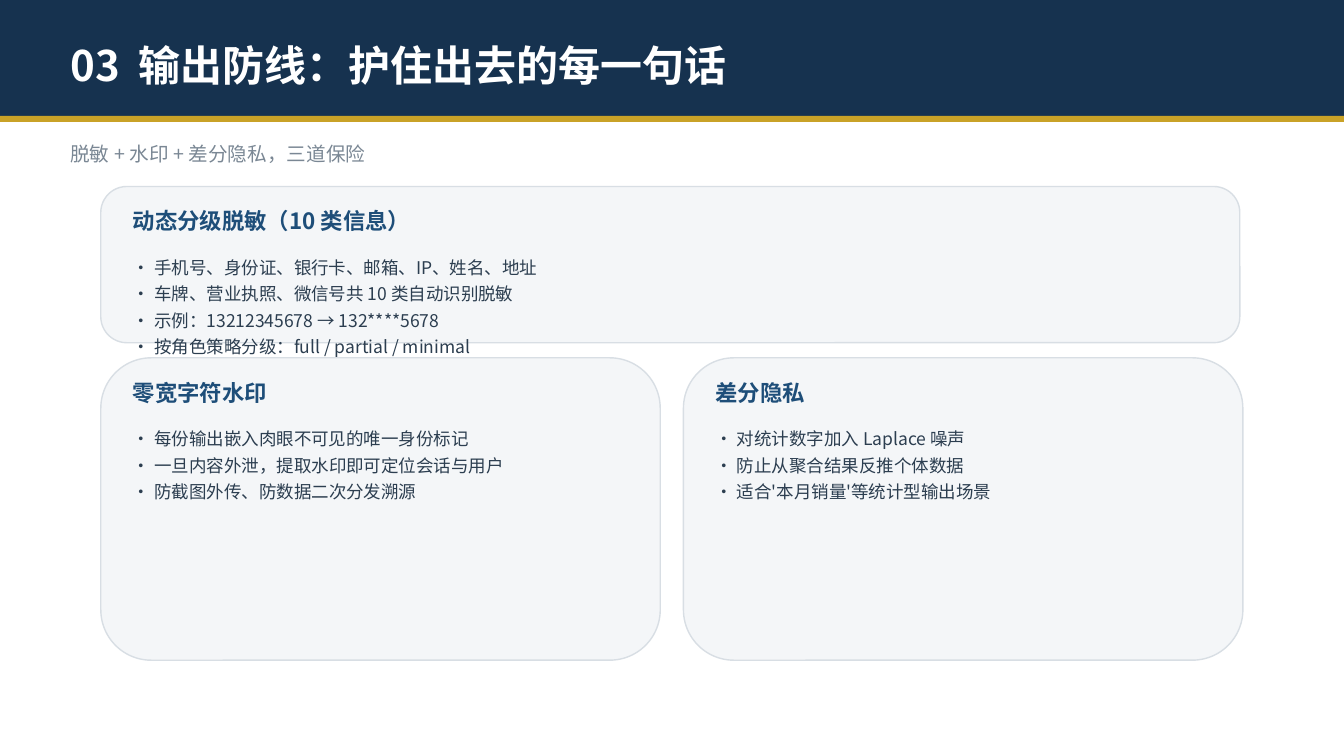
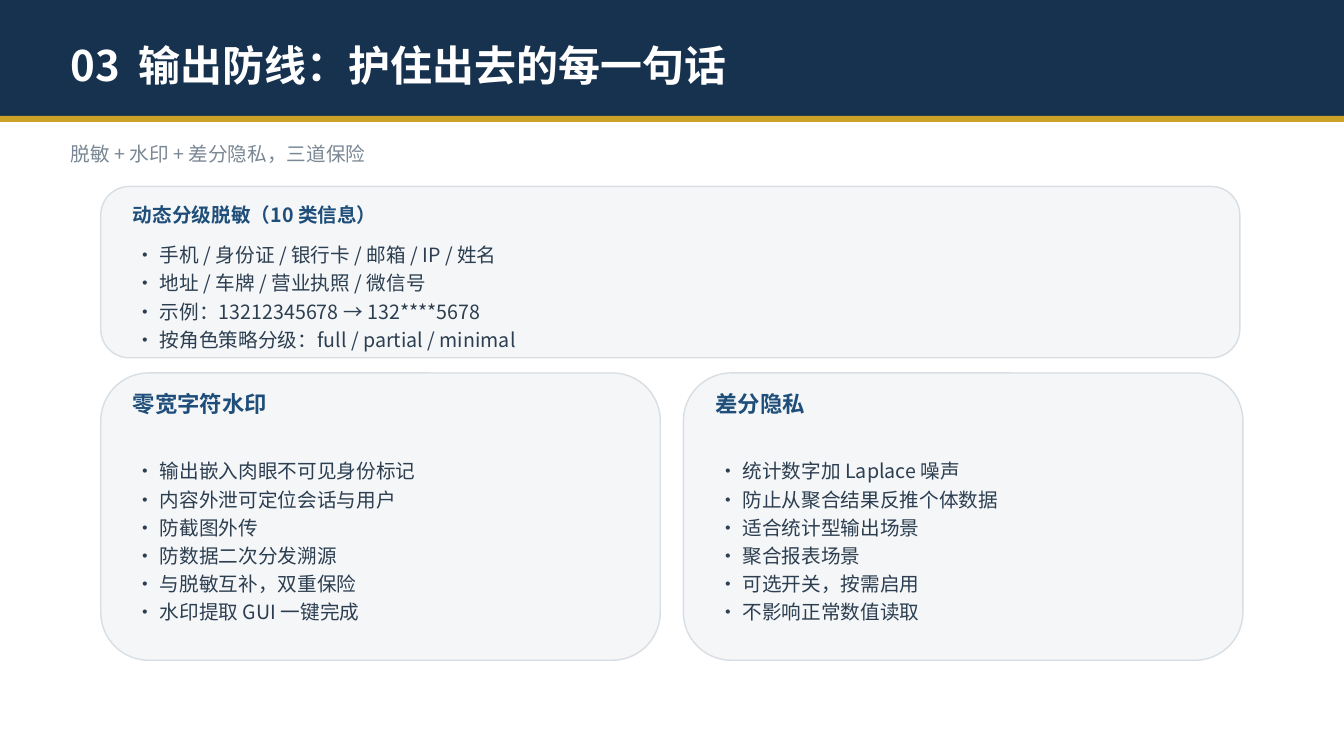
Before and after one commit to zhengyucheng-ktt/security-guard-agent, a slide deck: slide 8 of 安全交互守护智能体-演示.pptx. Drawn at 1344x756 pixels with LibreOffice and Linux fonts; fonts in the diff are those of the drawing. Boxes give left, top, right and bottom in pixels: in the first picture for what was removed or moved away, otherwise in the second. Text is boxed around its words. In the diff, an @@ line names an element or a change of style, - is before the commit and + after.

```diff
--- a/安全交互守护智能体-演示.pptx
+++ b/安全交互守护智能体-演示.pptx
@@ rounded rectangle: place and size @@
-rounded rectangle at [101,187,1240,343]
+rounded rectangle at [101,187,1240,358]
@@ text "动态分级脱敏（10 类信息）" at [133,205,376,224]: size 16 to 14 pt @@
@@ text "• 手机 / 身份证 / ...": place and size @@
-text "• 手机 / 身份证 / ..." at [154,259,537,357]
+text "• 手机 / 身份证 / ..." at [160,245,516,352]
@@ text at [160,245,496,292]: text changed; size 12.5 to 14 pt @@
-• 手机号、身份证、银行卡、邮箱、IP、姓名、地址
-• 车牌、营业执照、微信号共 10 类自动识别脱敏
+• 手机 / 身份证 / 银行卡 / 邮箱 / IP / 姓名
+• 地址 / 车牌 / 营业执照 / 微信号
@@ text at [160,302,516,352]: size 12.5 to 14 pt in "• 示例：13212345678 → 132****5678", "• 按角色策略分级：full / partial / minimal"; line spacing 1.25 to 1.2 @@
@@ rounded rectangle: place and size @@
-rounded rectangle at [101,358,660,660]
+rounded rectangle at [101,373,660,660]
@@ text "零宽字符水印": place and size @@
-text "零宽字符水印" at [133,382,267,403]
+text "零宽字符水印" at [133,393,267,414]
@@ rounded rectangle: place and size @@
-rounded rectangle at [684,358,1243,660]
+rounded rectangle at [684,373,1243,660]
@@ text "差分隐私": place and size @@
-text "差分隐私" at [716,382,805,403]
+text "差分隐私" at [716,393,805,414]
@@ vertical alignment top to middle in 3 elements at [160,245,516,352], [160,461,415,621], [743,461,998,621] @@
@@ text at [160,461,415,621]: text changed; size 12.5 to 14 pt @@
-• 每份输出嵌入肉眼不可见的唯一身份标记
-• 一旦内容外泄，提取水印即可定位会话与用户
-• 防截图外传、防数据二次分发溯源
+• 输出嵌入肉眼不可见身份标记
+• 内容外泄可定位会话与用户
+• 防截图外传
+• 防数据二次分发溯源
+• 与脱敏互补，双重保险
+• 水印提取 GUI 一键完成
@@ text at [743,461,960,483]: text changed; size 12.5 to 14 pt @@
-• 对统计数字加入 Laplace 噪声
+• 统计数字加 Laplace 噪声
@@ text at [743,490,998,509]: size 12.5 to 14 pt in "• 防止从聚合结果反推个体数据"; line spacing 1.25 to 1.2 @@
@@ text at [743,518,920,621]: text changed; size 12.5 to 14 pt @@
-• 适合'本月销量'等统计型输出场景
+• 适合统计型输出场景
+• 聚合报表场景
+• 可选开关，按需启用
+• 不影响正常数值读取
```
Also in this commit, not shown: 14 other slides changed, 7 other files.
